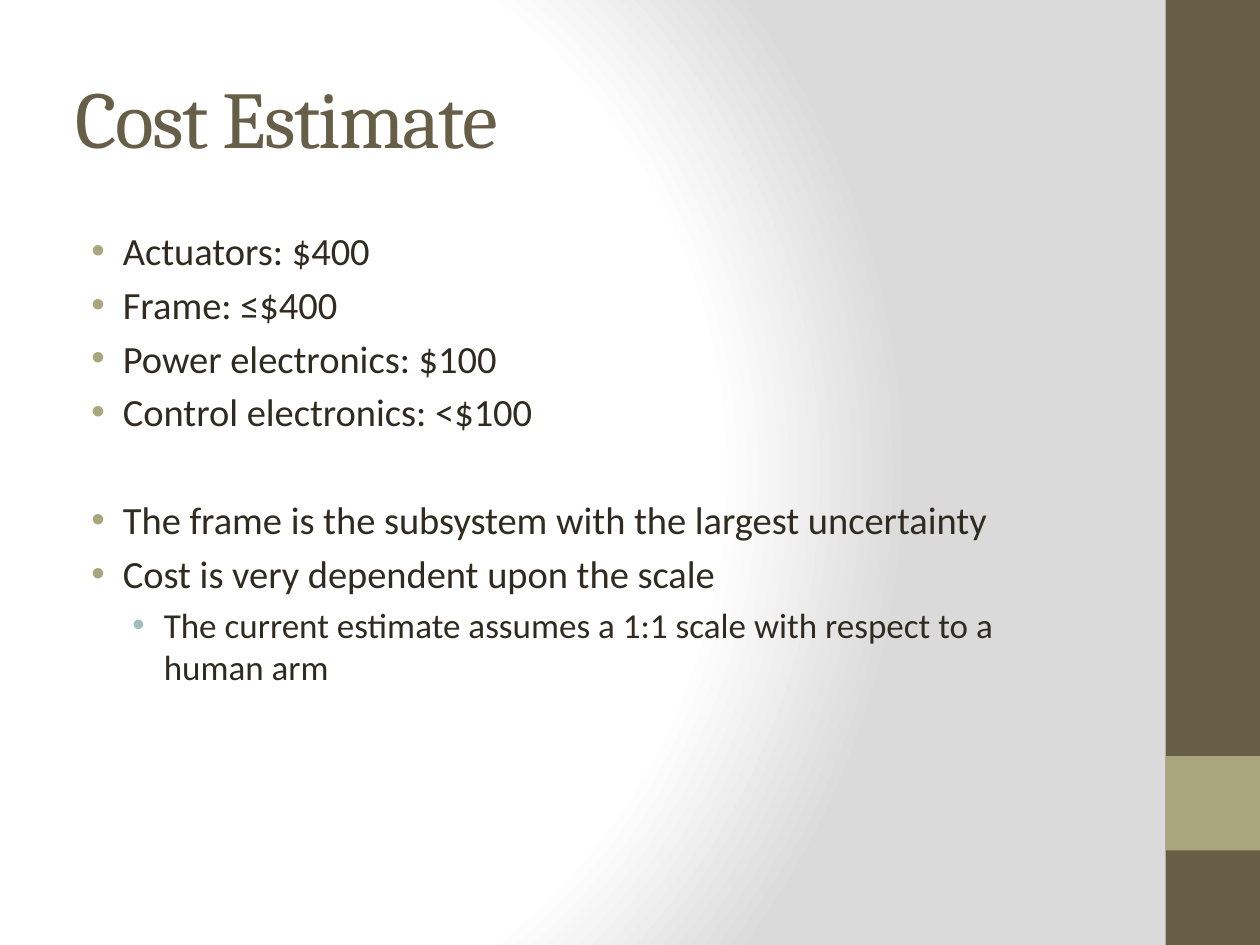
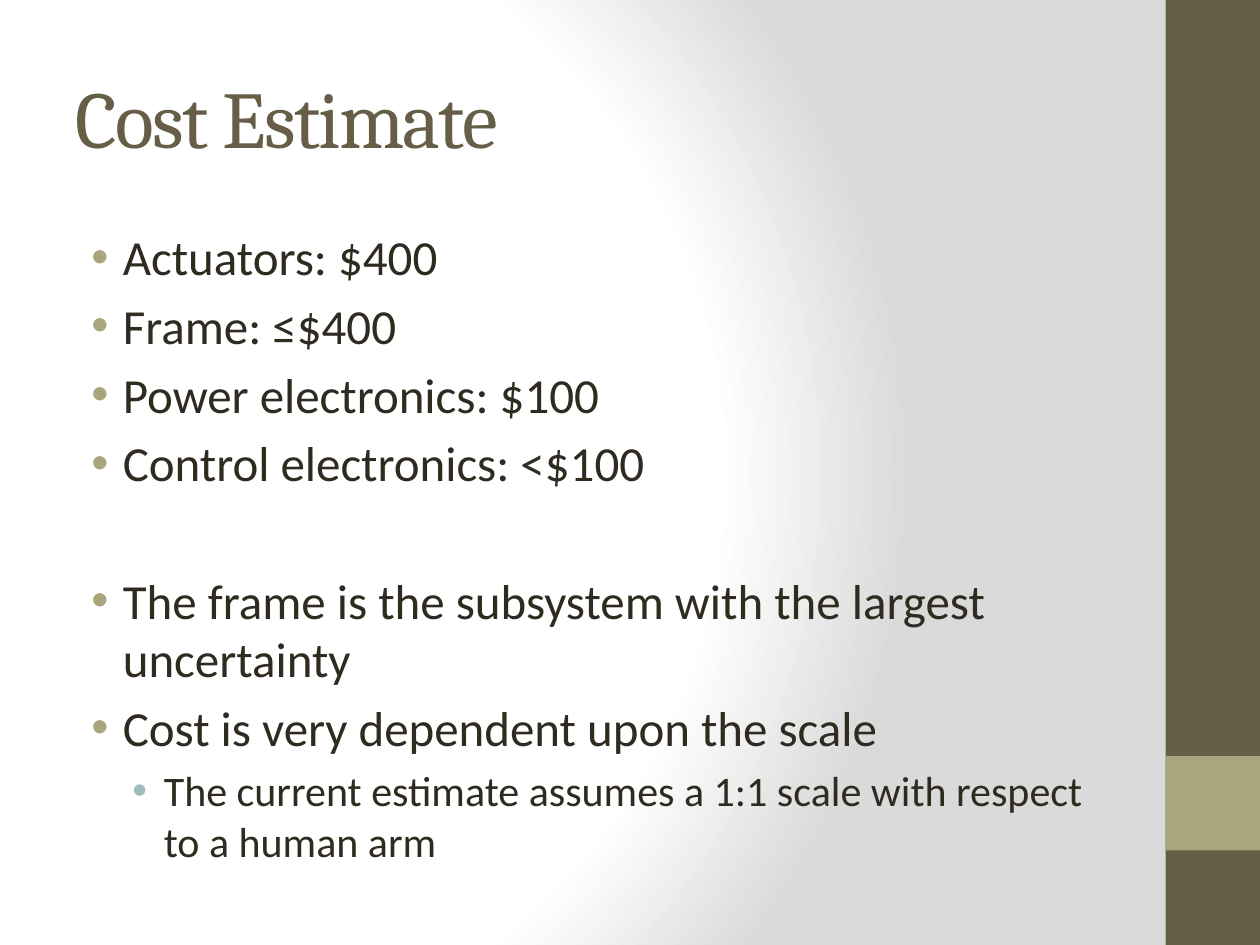
Before and after one commit to UCSBRoboticsClub/robotic-arm, a slide deck: slide 12 of UCSB Robotic Arm Project.pptx (slide 10 before the commit). Drawn at 1260x945 pixels with LibreOffice and Linux fonts; fonts in the diff are those of the drawing. Boxes give left, top, right and bottom in pixels: in the first picture for what was removed or moved away, otherwise in the second. Text is boxed around its words. In the diff, an @@ line names an element or a change of style, - is before the commit and + after.

```diff
--- a/UCSB Robotic Arm Project.pptx
+++ b/UCSB Robotic Arm Project.pptx
@@ text "Actuators: $400" at (123,243,1082,858): size 22 to 28 pt in "Actuators: $400", "Frame: ≤$400", "Power electronics: $100", "Control electronics: <$100" and 2 more places; size 20 to 24 pt in "The current estimate assumes a 1:1 scale ..."; more space between paragraphs @@
```
Also in this commit, not shown: 8 other slides changed, 3 slides added, 6 other files.
